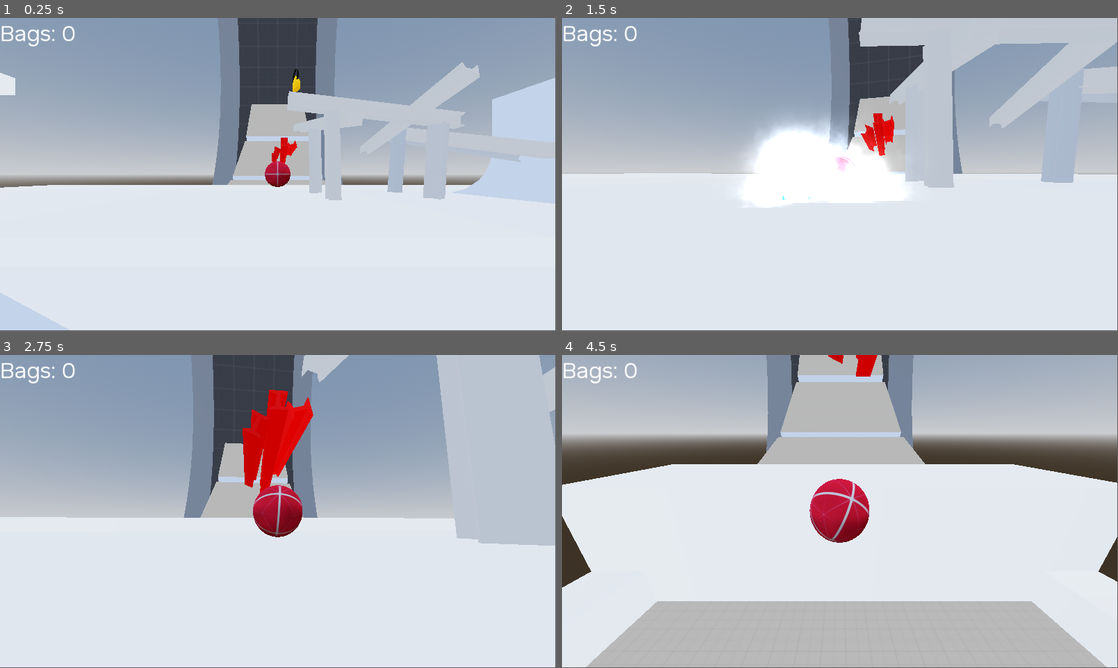
Above: before the commit, frames 1-4 (two rows, left to right).
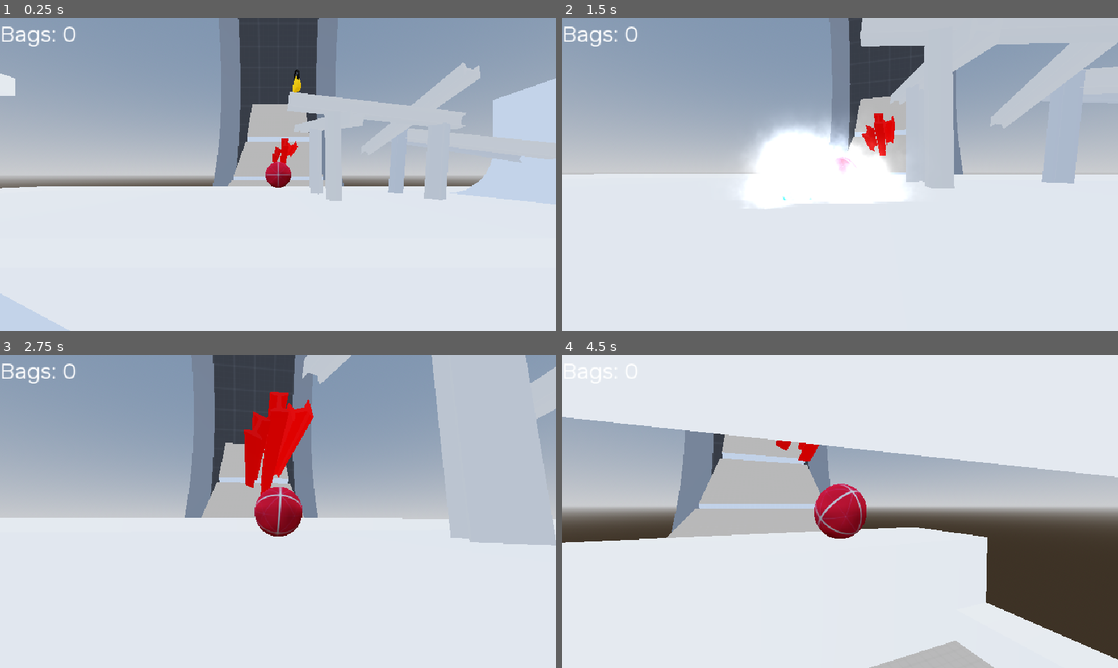
Above: after the commit, the same moments.

Repository: Bartticus/GMTK2025
Game: Godot game, scene res://Scenes/main/main.tscn
Same seed, same stepped clock (60 frames per second), same inputs: the game is played once before the commit and once after it.
Inputs (mouse positions are in pixels of both pictures, inside the frame that each line leads up to):
- Up to frame 1 (0.25 s): no input
- Up to frame 2 (1.5 s): move the mouse to (867, 171) at 0.52 s; hold Space (drift) 0.53-1.28 s; hold W (forward) from 0.53 s (still down); move the mouse to (812, 174) at 1.27 s; tap Mouse wheel down (wheel_down) at 1.35 s
- Up to frame 3 (2.75 s): keep holding W (forward); move the mouse to (289, 505) at 2.02 s; hold Mouse wheel up (wheel_up) from 2.03 s (still down)
- Up to frame 4 (4.5 s): move the mouse to (834, 514) at 2.77 s; release Mouse wheel up (wheel_up) at 2.78 s; tap Space (drift) at 2.85 s; move the mouse to (878, 514) at 3.52 s; hold Mouse wheel down (wheel_down) 3.53-4.25 s; tap Escape (ui_cancel) at 4.15 s; release W (forward) at 4.25 s; click (840, 552) at 4.25 s, where only the run after the commit has a clickable "Resume"
The window is 799x449 before the commit and 800x450 after it. Grey fills any space a smaller window leaves; there, only what the larger window draws over its background counts as a difference.

The runs differ from the first frame. In frame 1, 1.5% of the frame differs, in the area x 0-100%, y 0-100%; in frame 2, 1.0%; in frame 3, 2.2%; in frame 4, 79%.

Commit message:
Pause menu

Diff:
--- a/Scenes/main/main.tscn
+++ b/Scenes/main/main.tscn
@@ -14,6 +14,7 @@
 [ext_resource type="PackedScene" uid="uid://2k4oxqlcnm4k" path="res://Levels/rooftest.glb" id="9_io28c"]
 [ext_resource type="FontFile" uid="uid://dqvwl6qxiv1fs" path="res://Thaddeus/NataSans-Regular.ttf" id="10_ra8v3"]
 [ext_resource type="AudioStream" uid="uid://da0fe8b25crcv" path="res://Sounds/ambi generic.mp3" id="11_7y5iv"]
+[ext_resource type="PackedScene" uid="uid://5yrwwj7cadsk" path="res://Scenes/menus/pause_screen.tscn" id="11_7y5iv"]
 
 [sub_resource type="ProceduralSkyMaterial" id="ProceduralSkyMaterial_bo1nx"]
 sky_horizon_color = Color(0.662243, 0.671743, 0.686743, 1)
@@ -484,3 +485,7 @@
 autoplay = true
 bus = &"verb"
 parameters/looping = true
+[node name="CanvasLayer" type="CanvasLayer" parent="."]
+process_mode = 3
+
+[node name="PauseScreen" parent="CanvasLayer" instance=ExtResource("11_7y5iv")]
--- /dev/null
+++ b/Scenes/menus/h_slider.gd
@@ -0,0 +1,14 @@
+extends HSlider
+
+@export var bus_name: String
+
+var bus_index: int
+
+func _ready() -> void:
+	bus_index = AudioServer.get_bus_index(bus_name)
+	value_changed.connect(_on_value_changed)
+
+	value = db_to_linear(AudioServer.get_bus_volume_db(bus_index))
+
+func _on_value_changed(_value: float) -> void:
+	AudioServer.set_bus_volume_db(bus_index, linear_to_db(_value))
--- /dev/null
+++ b/Scenes/menus/pause_screen.gd
@@ -0,0 +1,33 @@
+extends Control
+
+@onready var anim_player: AnimationPlayer = $AnimationPlayer
+
+func _ready() -> void:
+	hide()
+	anim_player.play("RESET")
+
+func resume() -> void:
+	get_tree().set_deferred("paused", false)
+	hide()
+	anim_player.play_backwards("blur")
+
+func pause() -> void:
+	show()
+	anim_player.play("blur")
+	get_tree().set_deferred("paused", true)
+
+func _process(delta: float) -> void:
+	if Input.is_action_just_pressed("ui_cancel") and not get_tree().paused:
+		pause()
+	if Input.is_action_just_pressed("ui_cancel") and get_tree().paused:
+		resume()
+
+func _on_resume_pressed() -> void:
+	resume()
+
+func _on_restart_pressed() -> void:
+	resume()
+	get_tree().reload_current_scene()
+
+func _on_quit_pressed() -> void:
+	get_tree().quit()
--- /dev/null
+++ b/Scenes/menus/pause_screen.gdshader
@@ -0,0 +1,9 @@
+shader_type canvas_item;
+uniform sampler2D SCREEN_TEXTURE: hint_screen_texture, filter_linear_mipmap;
+
+uniform float lod: hint_range(0.0, 5) = 0.0;
+
+void fragment(){
+	vec4 color = texture(SCREEN_TEXTURE, SCREEN_UV, lod);
+	COLOR = color;
+}
--- /dev/null
+++ b/Scenes/menus/pause_screen.tscn
@@ -0,0 +1,174 @@
+[gd_scene load_steps=9 format=3 uid="uid://5yrwwj7cadsk"]
+
+[ext_resource type="Script" uid="uid://bo61ry03h17vr" path="res://Scenes/menus/pause_screen.gd" id="1_fcwn1"]
+[ext_resource type="Theme" uid="uid://w01bn6ippsou" path="res://Scenes/menus/pause_theme.tres" id="1_pqfwi"]
+[ext_resource type="Shader" uid="uid://nddnkqjfr5g7" path="res://Scenes/menus/pause_screen.gdshader" id="1_w8il3"]
+[ext_resource type="Script" uid="uid://de4hddumfls3j" path="res://Scenes/menus/h_slider.gd" id="4_a1r0b"]
+
+[sub_resource type="ShaderMaterial" id="ShaderMaterial_fcwn1"]
+shader = ExtResource("1_w8il3")
+shader_parameter/lod = 0.0
+
+[sub_resource type="Animation" id="Animation_6tl5j"]
+length = 0.001
+tracks/0/type = "value"
+tracks/0/imported = false
+tracks/0/enabled = true
+tracks/0/path = NodePath("ColorRect:material:shader_parameter/lod")
+tracks/0/interp = 1
+tracks/0/loop_wrap = true
+tracks/0/keys = {
+"times": PackedFloat32Array(0),
+"transitions": PackedFloat32Array(1),
+"update": 0,
+"values": [0.0]
+}
+tracks/1/type = "value"
+tracks/1/imported = false
+tracks/1/enabled = true
+tracks/1/path = NodePath("PanelContainer:modulate")
+tracks/1/interp = 1
+tracks/1/loop_wrap = true
+tracks/1/keys = {
+"times": PackedFloat32Array(0),
+"transitions": PackedFloat32Array(1),
+"update": 0,
+"values": [Color(1, 1, 1, 0)]
+}
+
+[sub_resource type="Animation" id="Animation_a1r0b"]
+resource_name = "blur"
+length = 0.3
+tracks/0/type = "value"
+tracks/0/imported = false
+tracks/0/enabled = true
+tracks/0/path = NodePath("ColorRect:material:shader_parameter/lod")
+tracks/0/interp = 1
+tracks/0/loop_wrap = true
+tracks/0/keys = {
+"times": PackedFloat32Array(0, 0.3),
+"transitions": PackedFloat32Array(1, 1),
+"update": 0,
+"values": [0.0, 0.902]
+}
+tracks/1/type = "value"
+tracks/1/imported = false
+tracks/1/enabled = true
+tracks/1/path = NodePath("PanelContainer:modulate")
+tracks/1/interp = 1
+tracks/1/loop_wrap = true
+tracks/1/keys = {
+"times": PackedFloat32Array(0, 0.3),
+"transitions": PackedFloat32Array(1, 1),
+"update": 0,
+"values": [Color(1, 1, 1, 0), Color(1, 1, 1, 1)]
+}
+
+[sub_resource type="AnimationLibrary" id="AnimationLibrary_67d4t"]
+_data = {
+&"RESET": SubResource("Animation_6tl5j"),
+&"blur": SubResource("Animation_a1r0b")
+}
+
+[node name="PauseScreen" type="Control"]
+process_mode = 3
+layout_mode = 3
+anchors_preset = 15
+anchor_right = 1.0
+anchor_bottom = 1.0
+grow_horizontal = 2
+grow_vertical = 2
+script = ExtResource("1_fcwn1")
+
+[node name="ColorRect" type="ColorRect" parent="."]
+material = SubResource("ShaderMaterial_fcwn1")
+layout_mode = 1
+anchors_preset = 15
+anchor_right = 1.0
+anchor_bottom = 1.0
+grow_horizontal = 2
+grow_vertical = 2
+
+[node name="MarginContainer" type="MarginContainer" parent="."]
+layout_mode = 1
+anchors_preset = 15
+anchor_right = 1.0
+anchor_bottom = 1.0
+grow_horizontal = 2
+grow_vertical = 2
+theme = ExtResource("1_pqfwi")
+
+[node name="VBoxContainer" type="VBoxContainer" parent="MarginContainer"]
+layout_mode = 2
+theme_override_constants/separation = 50
+
+[node name="Label" type="Label" parent="MarginContainer/VBoxContainer"]
+layout_mode = 2
+theme_override_font_sizes/font_size = 61
+text = "Game Paused"
+horizontal_alignment = 1
+
+[node name="VBoxContainer" type="VBoxContainer" parent="MarginContainer/VBoxContainer"]
+layout_mode = 2
+size_flags_horizontal = 4
+
+[node name="Label" type="Label" parent="MarginContainer/VBoxContainer/VBoxContainer"]
+layout_mode = 2
+text = "Master Volume"
+horizontal_alignment = 1
+
+[node name="MasterSlider" type="HSlider" parent="MarginContainer/VBoxContainer/VBoxContainer"]
+layout_mode = 2
+max_value = 1.0
+step = 0.001
+script = ExtResource("4_a1r0b")
+bus_name = "Master"
+
+[node name="Label2" type="Label" parent="MarginContainer/VBoxContainer/VBoxContainer"]
+layout_mode = 2
+text = "Mouse Sensitivity"
+horizontal_alignment = 1
+
+[node name="SensSlider" type="HSlider" parent="MarginContainer/VBoxContainer/VBoxContainer"]
+layout_mode = 2
+
+[node name="PanelContainer" type="PanelContainer" parent="."]
+modulate = Color(1, 1, 1, 0)
+layout_mode = 1
+anchors_preset = 8
+anchor_left = 0.5
+anchor_top = 0.5
+anchor_right = 0.5
+anchor_bottom = 0.5
+offset_left = -107.5
+offset_top = 41.0
+offset_right = 107.5
+offset_bottom = 227.0
+grow_horizontal = 2
+grow_vertical = 2
+
+[node name="VBoxContainer" type="VBoxContainer" parent="PanelContainer"]
+layout_mode = 2
+theme_override_constants/separation = 30
+alignment = 1
+
+[node name="Resume" type="Button" parent="PanelContainer/VBoxContainer"]
+layout_mode = 2
+text = "Resume"
+
+[node name="Restart" type="Button" parent="PanelContainer/VBoxContainer"]
+layout_mode = 2
+text = "Restart"
+
+[node name="Quit" type="Button" parent="PanelContainer/VBoxContainer"]
+layout_mode = 2
+text = "Quit"
+
+[node name="AnimationPlayer" type="AnimationPlayer" parent="."]
+libraries = {
+&"": SubResource("AnimationLibrary_67d4t")
+}
+
+[connection signal="pressed" from="PanelContainer/VBoxContainer/Resume" to="." method="_on_resume_pressed"]
+[connection signal="pressed" from="PanelContainer/VBoxContainer/Restart" to="." method="_on_restart_pressed"]
+[connection signal="pressed" from="PanelContainer/VBoxContainer/Quit" to="." method="_on_quit_pressed"]
--- /dev/null
+++ b/Scenes/menus/pause_theme.tres
@@ -0,0 +1,7 @@
+[gd_resource type="Theme" format=3 uid="uid://w01bn6ippsou"]
+
+[resource]
+MarginContainer/constants/margin_left = 0
+MarginContainer/constants/margin_right = 0
+MarginContainer/constants/margin_top = 50
+VBoxContainer/constants/separation = 5
--- a/project.godot
+++ b/project.godot
@@ -28,6 +28,7 @@
 window/size/viewport_width=960
 window/size/viewport_height=540
 window/size/mode=2
+window/stretch/mode="canvas_items"
 
 [input]
 
Not shown, added: Scenes/menus/h_slider.gd.uid
Not shown, added: Scenes/menus/pause_screen.gd.uid
Not shown, added: Scenes/menus/pause_screen.gdshader.uid
Not shown: 1 places in Thaddeus/Red.tres that only renumber resources
Not shown: 1 places in Thaddeus/Steel.tres that only renumber resources
